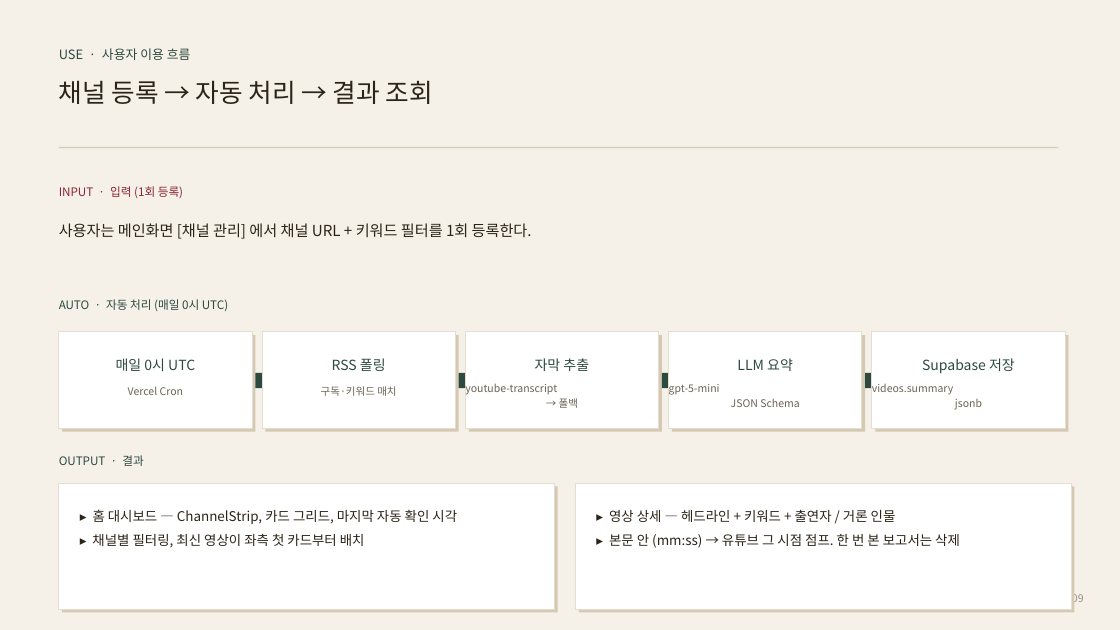
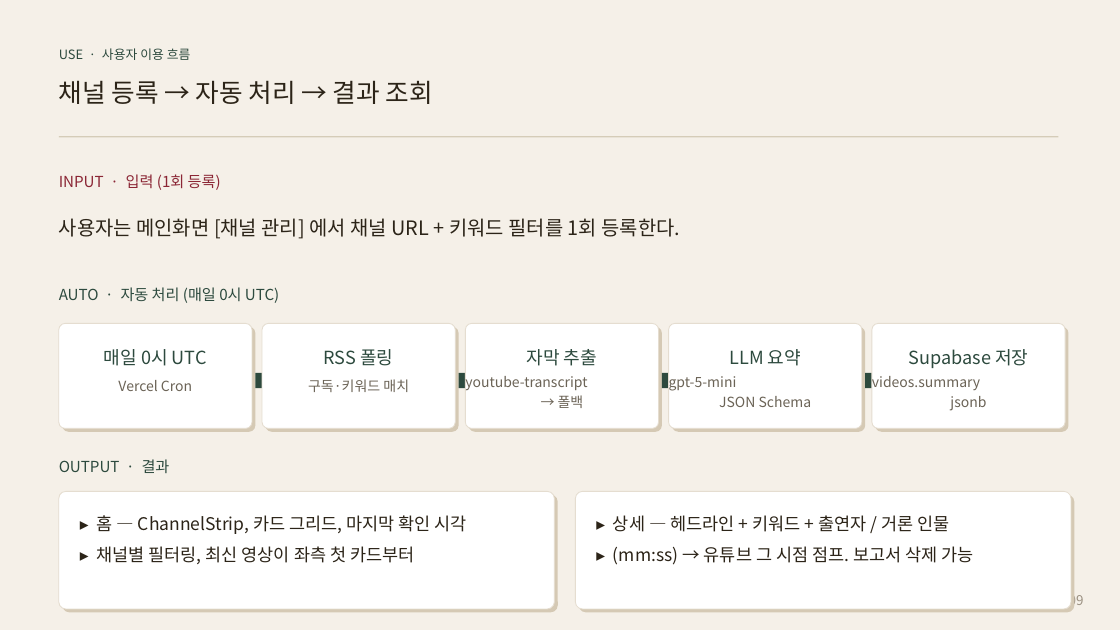
Before and after one commit to leeyongjoo9-rgb/tubebrief_mvp, a slide deck: slide 4 of 이용주-기말발표자료.pptx. Drawn at 1120x630 pixels with LibreOffice and Linux fonts; fonts in the diff are those of the drawing. Boxes give left, top, right and bottom in pixels: in the first picture for what was removed or moved away, otherwise in the second. Text is boxed around its words. In the diff, an @@ line names an element or a change of style, - is before the commit and + after.

Commit message:
design: PPTX 2차 수정 (4가지 주문 반영)
① 페이지 제목을 제외한 텍스트 30% 키움
- 카드 제목: 12.5→16, 본문: 11→14, row_card 라벨: 11.5→15
- 표지 한 줄 소개: 17→22, 발표자/링크: 11→14, 라벨: 8.5→11
- kicker: 10→13, 하단 한계: 9.5→12.5, 표 본문: 11→14
- 페이지 제목(영문 카테고리, 한국어 부제, 표지 TubeBrief)은 그대로

② 페이지 제목 구분선을 제목 바로 밑으로 (1.75→1.62)

③ 모든 박스를 둥근 모서리로 (corner_pct=0.06 통일)
- add_rect 기본을 rounded=True 로 변경
- add_card 의 본 카드 + 그림자 모두 ROUNDED_RECTANGLE
- 강의 칩, T 마크, kicker 강조 박스, 아이콘 정사각형 모두 둥글게
- divider 같이 얇은 라인만 rounded=False

④ 마지막 페이지(NEXT) 레이아웃 재배치
- 상단: 좌측 어려움+해결(3.4h) / 우측 결과 비교(3.4h)
- 하단: LIMITATION 박스(전체 폭 12.0, 1.65h)
- LIMITATION 도 박스 안에 위치, kicker + 3개 항목

```diff
--- a/이용주-기말발표자료.pptx
+++ b/이용주-기말발표자료.pptx
@@ 6 texts, 1 rectangle: place and size @@
-6 texts, 1 rectangle at (59, 147, 1059, 374)
+6 texts, 1 rectangle at (59, 136, 1059, 368)
@@ size 10 to 13 pt in 3 elements at (59, 459, 170, 473), (59, 287, 279, 303), (59, 174, 221, 190) @@
@@ text "INPUT · 입력 (1회 등록)": place and size @@
-text "INPUT · 입력 (1회 등록)" at (59, 186, 183, 198)
+text "INPUT · 입력 (1회 등록)" at (59, 174, 221, 190)
@@ text "사용자는 메인화면 [채널 관리] 에서 ..." at (59, 218, 681, 239): size 13 to 17 pt @@
@@ rounded rectangle: place and size @@
-rounded rectangle at (59, 332, 252, 429)
+rounded rectangle at (59, 323, 252, 429)
@@ rounded rectangle: place and size @@
-rounded rectangle at (62, 335, 255, 432)
+rounded rectangle at (62, 327, 255, 432)
@@ rounded rectangle: place and size @@
-rounded rectangle at (262, 332, 455, 429)
+rounded rectangle at (262, 323, 455, 429)
@@ rounded rectangle: place and size @@
-rounded rectangle at (266, 335, 459, 432)
+rounded rectangle at (266, 327, 459, 432)
@@ rounded rectangle: place and size @@
-rounded rectangle at (465, 332, 659, 429)
+rounded rectangle at (465, 323, 659, 429)
@@ rounded rectangle: place and size @@
-rounded rectangle at (469, 335, 662, 432)
+rounded rectangle at (469, 327, 662, 432)
@@ rounded rectangle: place and size @@
-rounded rectangle at (669, 332, 862, 429)
+rounded rectangle at (669, 323, 862, 429)
@@ rounded rectangle: place and size @@
-rounded rectangle at (672, 335, 865, 432)
+rounded rectangle at (672, 327, 865, 432)
@@ rectangle to rounded rectangle in 14 elements at (62, 495, 558, 613), (59, 492, 555, 609), (579, 495, 1075, 613), (576, 492, 1071, 609), (62, 327, 255, 432), (59, 323, 252, 429), (266, 327, 459, 432), (469, 327, 662, 432), (672, 327, 865, 432), (875, 327, 1069, 432), (262, 323, 455, 429), (465, 323, 659, 429), (669, 323, 862, 429), (872, 323, 1065, 429) @@
@@ rounded rectangle: place and size @@
-rounded rectangle at (872, 332, 1065, 429)
+rounded rectangle at (872, 323, 1065, 429)
@@ rounded rectangle: place and size @@
-rounded rectangle at (875, 335, 1069, 432)
+rounded rectangle at (875, 327, 1069, 432)
@@ size 12 to 15.5 pt in 5 elements at (104, 349, 207, 366), (324, 349, 393, 366), (527, 349, 597, 366), (729, 349, 801, 366), (909, 349, 1028, 368) @@
@@ text "Vercel Cron": place and size @@
-text "Vercel Cron" at (128, 386, 183, 395)
+text "Vercel Cron" at (118, 380, 192, 391)
@@ text "구독·키워드 매치": place and size @@
-text "구독·키워드 매치" at (321, 386, 396, 396)
+text "구독·키워드 매치" at (308, 379, 409, 392)
@@ text "youtube-transcript → 폴백": place and size @@
-text "youtube-transcript → 폴백" at (465, 381, 578, 408)
+text "youtube-transcript → 폴백" at (465, 374, 587, 408)
@@ text "gpt-5-mini JSON Schema": place and size @@
-text "gpt-5-mini JSON Schema" at (669, 384, 799, 407)
+text "gpt-5-mini JSON Schema" at (669, 376, 812, 407)
@@ size 9 to 12 pt in 5 elements at (118, 380, 192, 391), (308, 379, 409, 392), (465, 374, 587, 408), (669, 376, 812, 407), (872, 376, 986, 411) @@
@@ text "videos.summary jsonb": place and size @@
-text "videos.summary jsonb" at (872, 384, 982, 410)
+text "videos.summary jsonb" at (872, 376, 986, 411)
@@ rounded rectangle: place and size @@
-rounded rectangle at (59, 483, 555, 609)
+rounded rectangle at (59, 492, 555, 609)
@@ rounded rectangle: place and size @@
-rounded rectangle at (62, 486, 558, 613)
+rounded rectangle at (62, 495, 558, 613)
@@ rounded rectangle: place and size @@
-rounded rectangle at (576, 483, 1071, 609)
+rounded rectangle at (576, 492, 1071, 609)
@@ rounded rectangle: place and size @@
-rounded rectangle at (579, 486, 1075, 613)
+rounded rectangle at (579, 495, 1075, 613)
@@ text at (96, 515, 467, 563): text changed; size 11.5 to 15 pt @@
-▸ 홈 대시보드 — ChannelStrip, 카드 그리드, 마지막 자동 확인 시각
-▸ 채널별 필터링, 최신 영상이 좌측 첫 카드부터 배치
+▸ 홈 — ChannelStrip, 카드 그리드, 마지막 확인 시각
+▸ 채널별 필터링, 최신 영상이 좌측 첫 카드부터
@@ text at (613, 515, 973, 565): text changed; size 11.5 to 15 pt @@
-▸ 영상 상세 — 헤드라인 + 키워드 + 출연자 / 거론 인물
-▸ 본문 안 (mm:ss) → 유튜브 그 시점 점프. 한 번 본 보고서는 삭제
+▸ 상세 — 헤드라인 + 키워드 + 출연자 / 거론 인물
+▸ (mm:ss) → 유튜브 그 시점 점프. 보고서 삭제 가능
@@ text "04 / 09" at (1042, 590, 1084, 609): size 9 to 11.5 pt @@
```
Also in this commit, not shown: 8 other slides changed, 1 other file.
